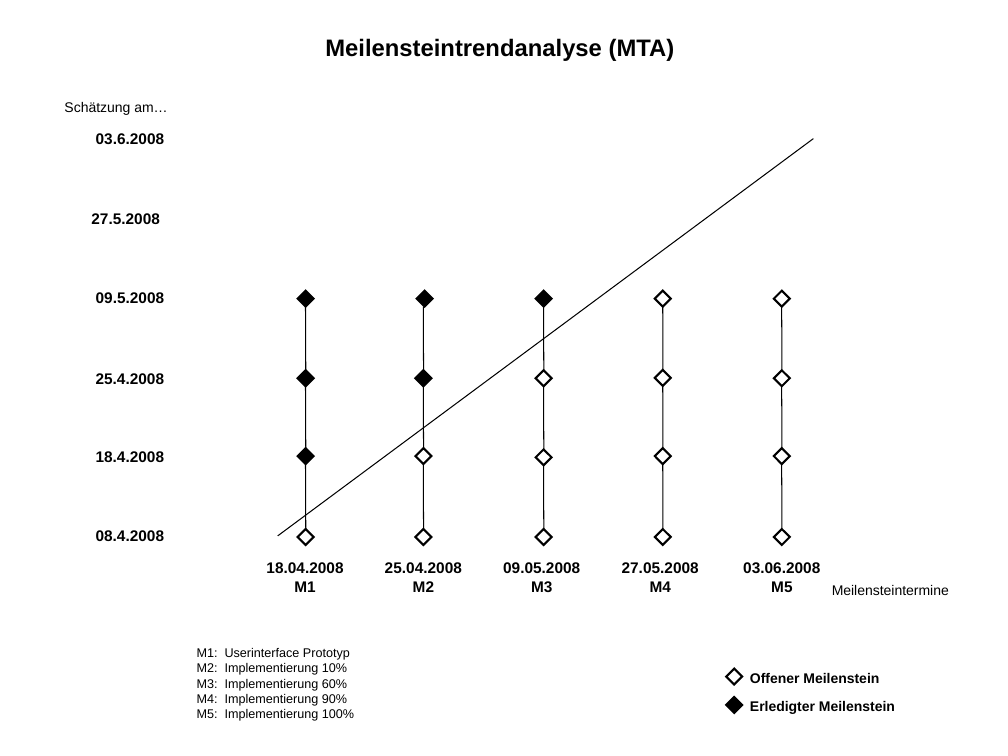
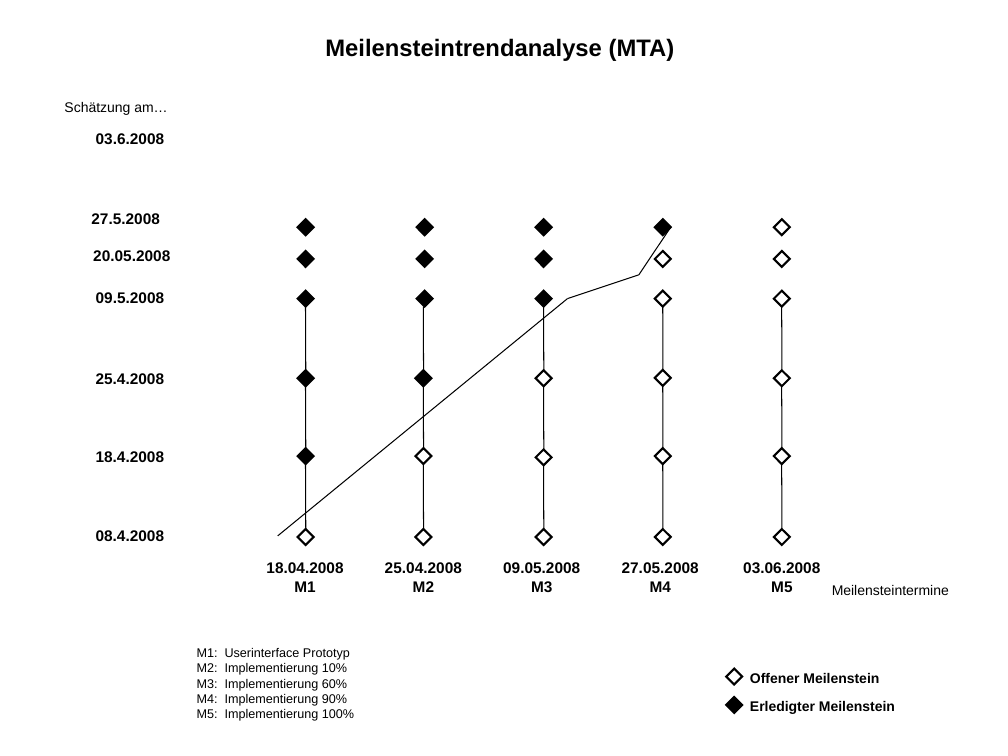
Before and after one commit to BackupTheBerlios/ticketline4032-svn, a slide deck: slide 1 of trunk/Dokumente/Allgemein/Projektmanagement/Meilensteintrendanalyse/Meilensteintrendanalyse.ppt. Drawn at 1008x756 pixels with LibreOffice and Linux fonts; fonts in the diff are those of the drawing. Boxes give left, top, right and bottom in pixels: in the first picture for what was removed or moved away, otherwise in the second. Text is boxed around its words. In the diff, an @@ line names an element or a change of style, - is before the commit and + after.

```diff
--- a/trunk/Dokumente/Allgemein/Projektmanagement/Meilensteintrendanalyse/Meilensteintrendanalyse.ppt
+++ b/trunk/Dokumente/Allgemein/Projektmanagement/Meilensteintrendanalyse/Meilensteintrendanalyse.ppt
@@ diamond added at <box>297,220,313,236</box>, fill #000000, outline #000000 1.5 pt @@
@@ diamond added at <box>416,220,432,236</box>, fill #000000, outline #000000 1.5 pt @@
@@ diamond added at <box>535,220,551,236</box>, fill #000000, outline #000000 1.5 pt @@
@@ line added from (639, 275) to (670, 227), #000000 0.74 pt @@
@@ diamond added at <box>655,220,671,236</box>, fill #000000, outline #000000 1.5 pt @@
@@ diamond added at <box>774,220,790,236</box>, fill #FFFFFF, outline #000000 1.5 pt @@
@@ text added at <box>93,250,170,261</box>, 11 pt, text #000000, bold @@
+20.05.2008
@@ diamond added at <box>297,251,313,267</box>, fill #000000, outline #000000 1.5 pt @@
@@ diamond added at <box>416,251,432,267</box>, fill #000000, outline #000000 1.5 pt @@
@@ diamond added at <box>535,251,551,267</box>, fill #000000, outline #000000 1.5 pt @@
@@ diamond added at <box>655,251,671,267</box>, fill #FFFFFF, outline #000000 1.5 pt @@
@@ diamond added at <box>774,251,790,267</box>, fill #FFFFFF, outline #000000 1.5 pt @@
@@ line moved from (278, 536) - (813, 139) to (278, 536) - (568, 298) @@
@@ line added from (568, 298) to (639, 275), #000000 0.74 pt @@
```
Also in this commit, not shown: 4 other files.
